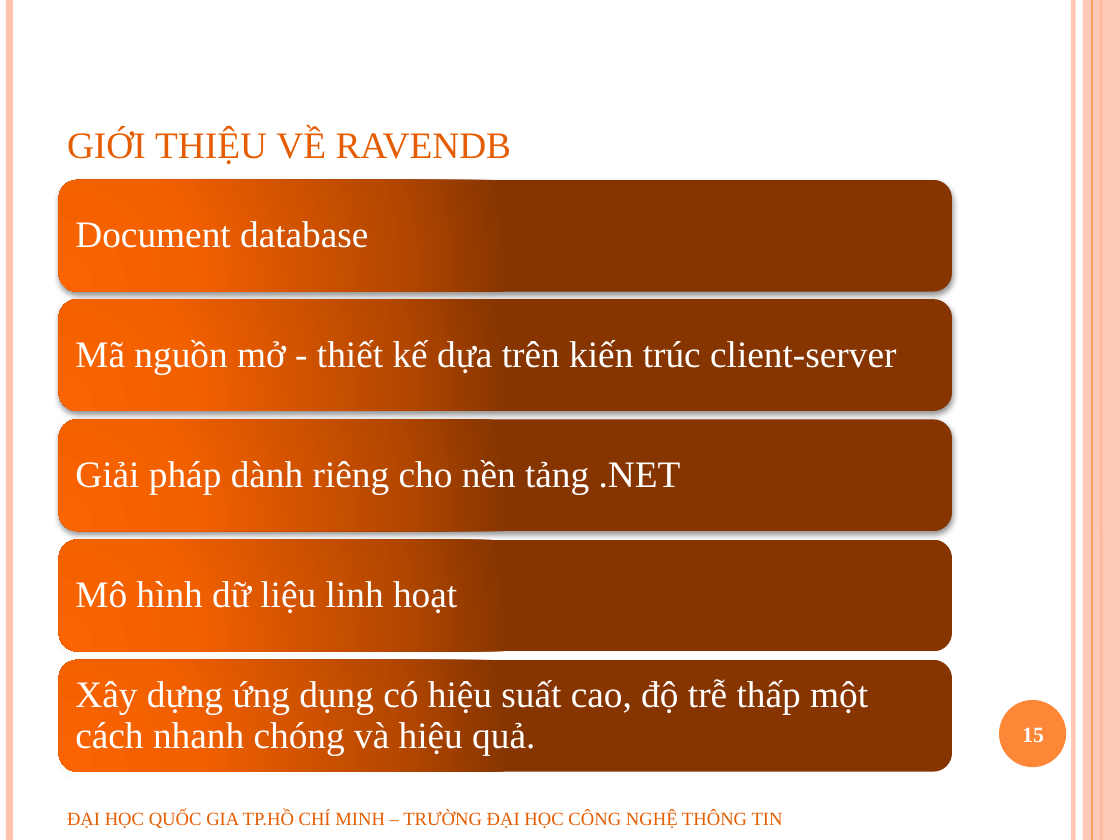
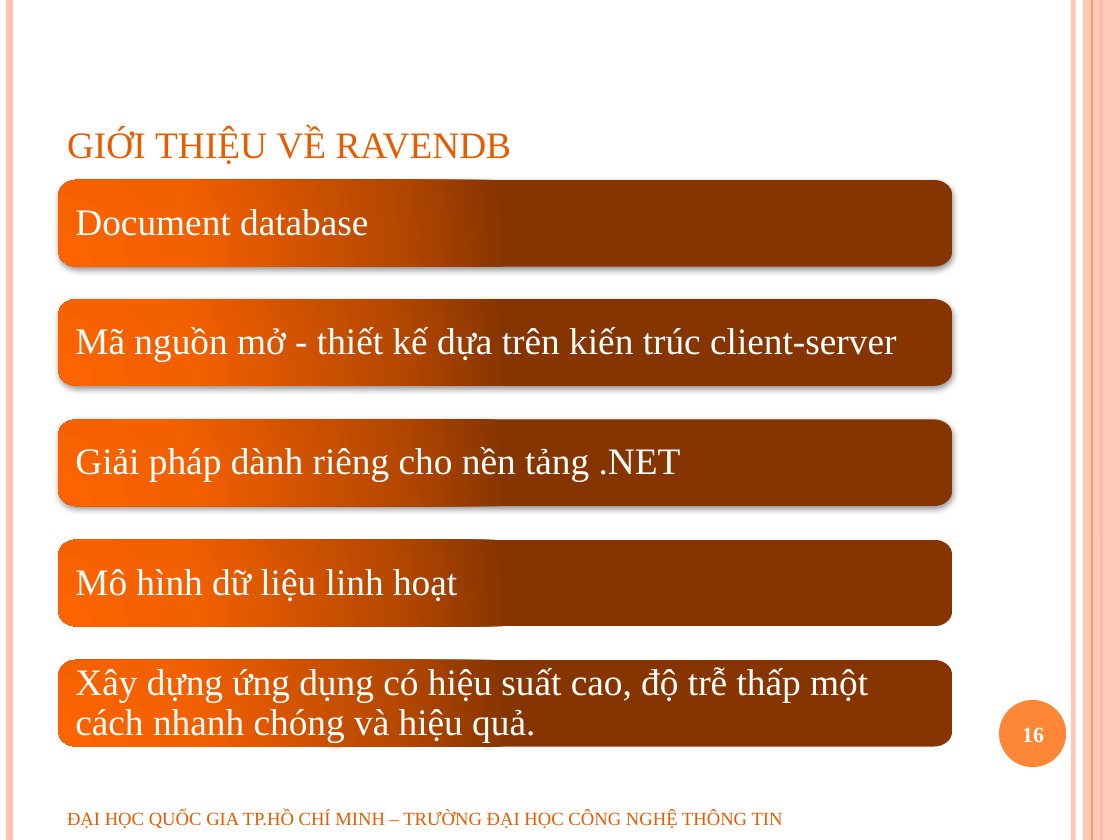
Before and after one commit to geovip/nosqlravendbuit, a slide deck: slide 16 of Document/slide bao cao.pptx (slide 15 before the commit). Drawn at 1120x840 pixels with LibreOffice and Linux fonts; fonts in the diff are those of the drawing; background and template pictures are left out. Boxes give left, top, right and bottom in pixels: in the first picture for what was removed or moved away, otherwise in the second. Text is boxed around its words. In the diff, an @@ line names an element or a change of style, - is before the commit and + after.

```diff
--- a/Document/slide bao cao.pptx
+++ b/Document/slide bao cao.pptx
@@ freeform shape "Document database": place and size @@
-freeform shape "Document database" at (58,180,952,292)
+freeform shape "Document database" at (58,180,952,268)
@@ freeform shape "Mã nguồn mở - thiết ...": place and size @@
-freeform shape "Mã nguồn mở - thiết ..." at (58,299,952,411)
+freeform shape "Mã nguồn mở - thiết ..." at (58,299,952,386)
@@ freeform shape "Giải pháp dành riêng cho ...": place and size @@
-freeform shape "Giải pháp dành riêng cho ..." at (58,419,952,531)
+freeform shape "Giải pháp dành riêng cho ..." at (58,419,952,506)
@@ freeform shape "Mô hình dữ liệu linh ...": place and size @@
-freeform shape "Mô hình dữ liệu linh ..." at (58,540,952,652)
+freeform shape "Mô hình dữ liệu linh ..." at (58,540,952,627)
@@ freeform shape "Xây dựng ứng dụng có ...": place and size @@
-freeform shape "Xây dựng ứng dụng có ..." at (58,660,952,772)
+freeform shape "Xây dựng ứng dụng có ..." at (58,660,952,747)
@@ page number at (1022,727,1044,742): text changed @@
-15
+16
```
Also in this commit, not shown: 8 other slides changed, 1 slide added.
